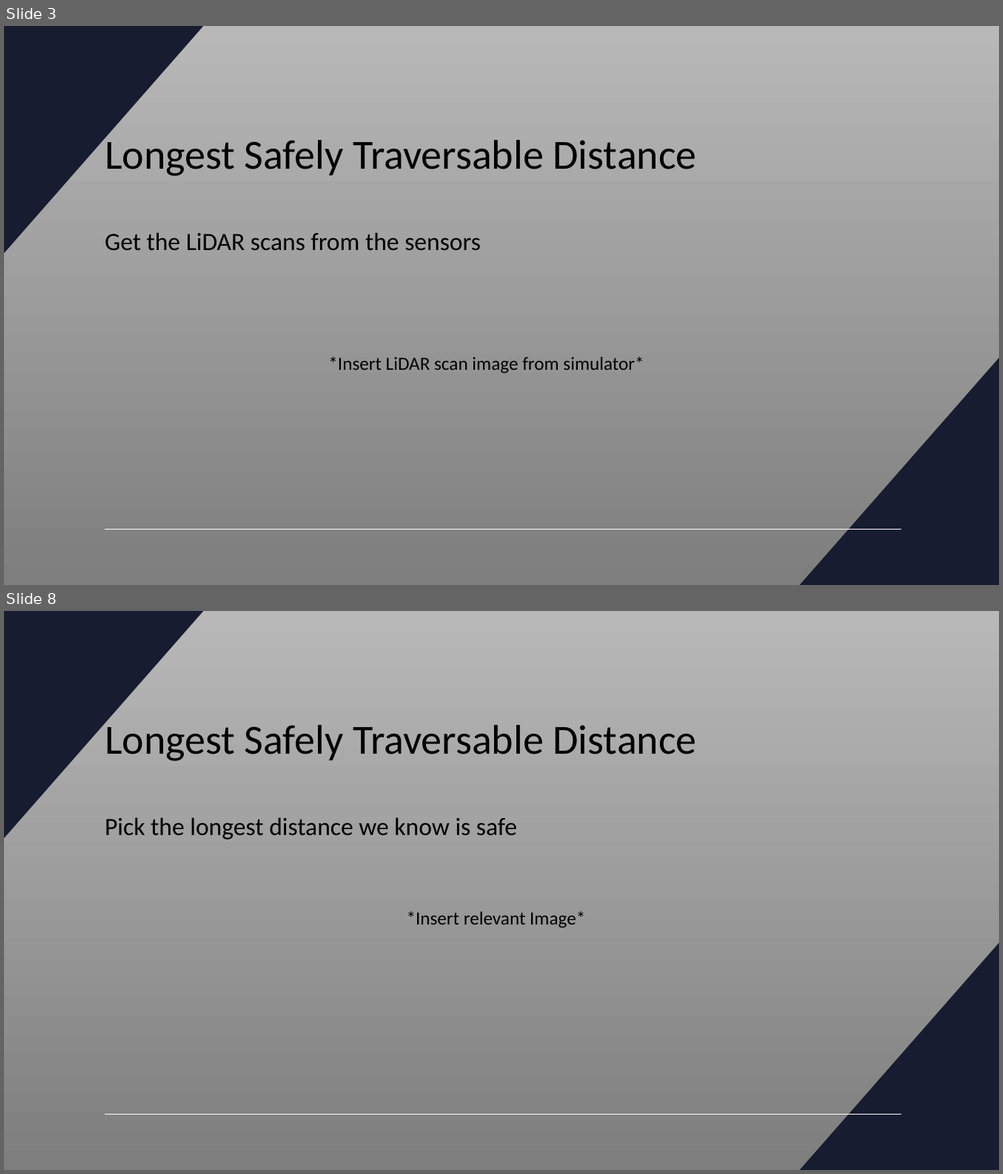
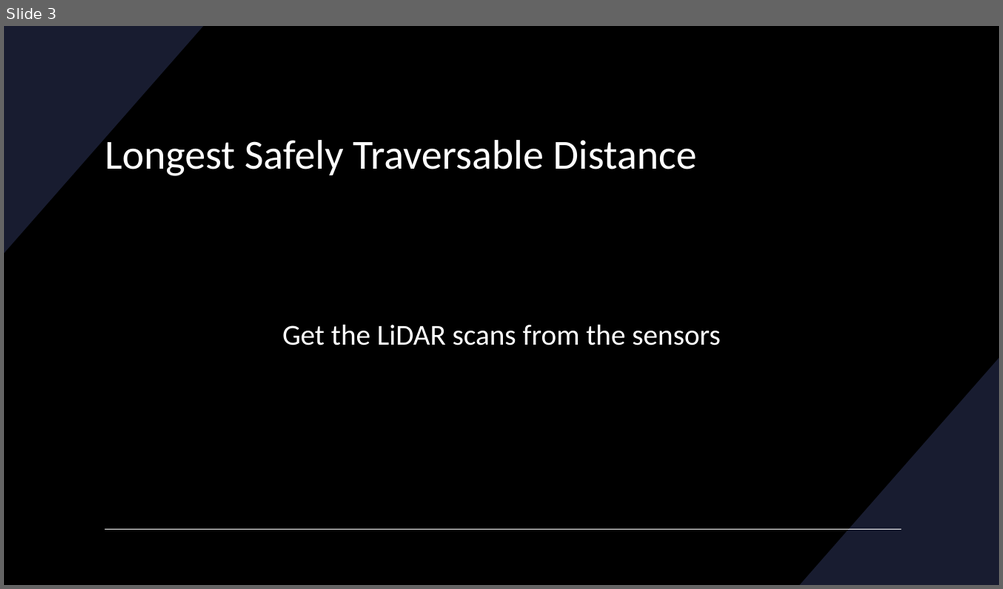
Before and after one commit to RacingAI/Reactive-Methods-Workshop, a slide deck: Disparity_Extender.pptx. Shown one above the other, each under a label of ours: slides 3 and 8 before the commit, slide 3 after it; the slides between them are not shown. The pictures are 1003x1174 and 1003x589 pixels, drawn with LibreOffice and Linux fonts; fonts in the diff are those of the drawing. Boxes give left, top, right and bottom in pixels: in the first picture for what was removed or moved away, otherwise in the second. Text is boxed around its words. In the diff, an @@ line names an element or a change of style, - is before the commit and + after.

```diff
--- a/Disparity_Extender.pptx
+++ b/Disparity_Extender.pptx
@@ slide 8 removed at (4, 611, 999, 1170), background gradient #B9B9B9 to #7E7E7E; not listed: 3 template elements that a slide beside it also shows @@
@@ title removed at (105, 719, 697, 761) @@
-Longest Safely Traversable Distance
@@ text removed at (105, 817, 517, 840) @@
-Pick the longest distance we know is safe
@@ text removed at (407, 911, 585, 928) @@
-*Insert relevant Image*
@@ slide 3 changed as well @@
@@ background gradient #B9B9B9 to #7E7E7E to #000000 @@
@@ title "Longest Safely Traversable Distance" at (105, 134, 697, 176): text colour #000000 to #FFFFFF @@
@@ text "Get the LiDAR scans from ...": place and size @@
-text "Get the LiDAR scans from ..." at (105, 232, 481, 250)
+text "Get the LiDAR scans from ..." at (282, 324, 720, 346)
@@ text "Get the LiDAR scans from ..." at (282, 324, 720, 346): size 24 to 28 pt, text colour #000000 to #FFFFFF; alignment left to centre @@
@@ text removed at (328, 357, 643, 374) @@
-*Insert LiDAR scan image from simulator*
```
Also in this commit, not shown: 7 other slides changed, 23 slides added, 5 other files.
